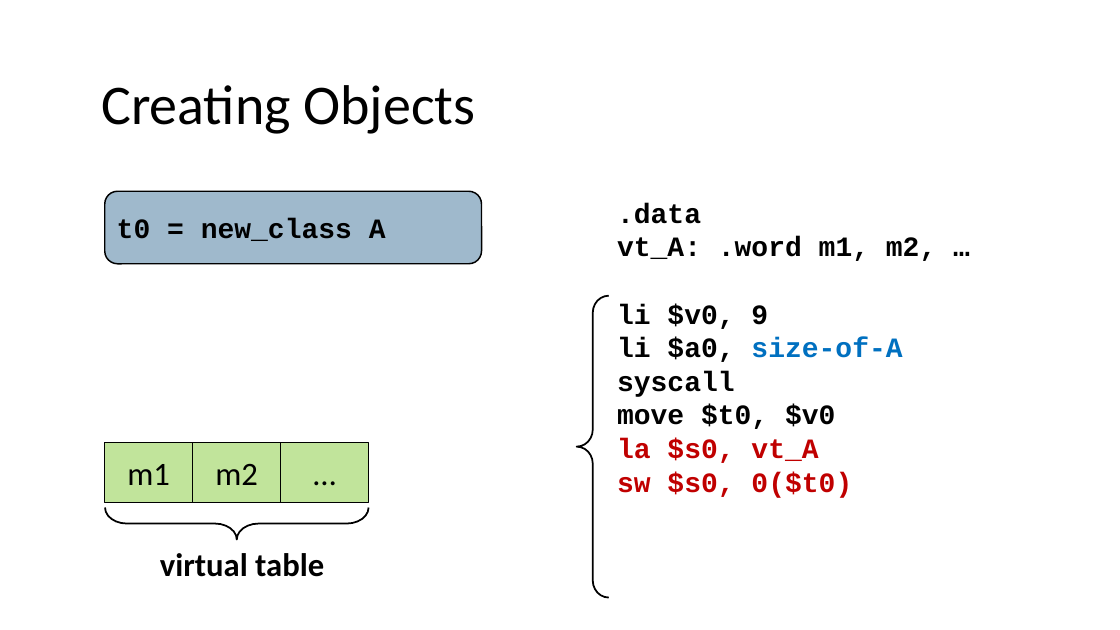
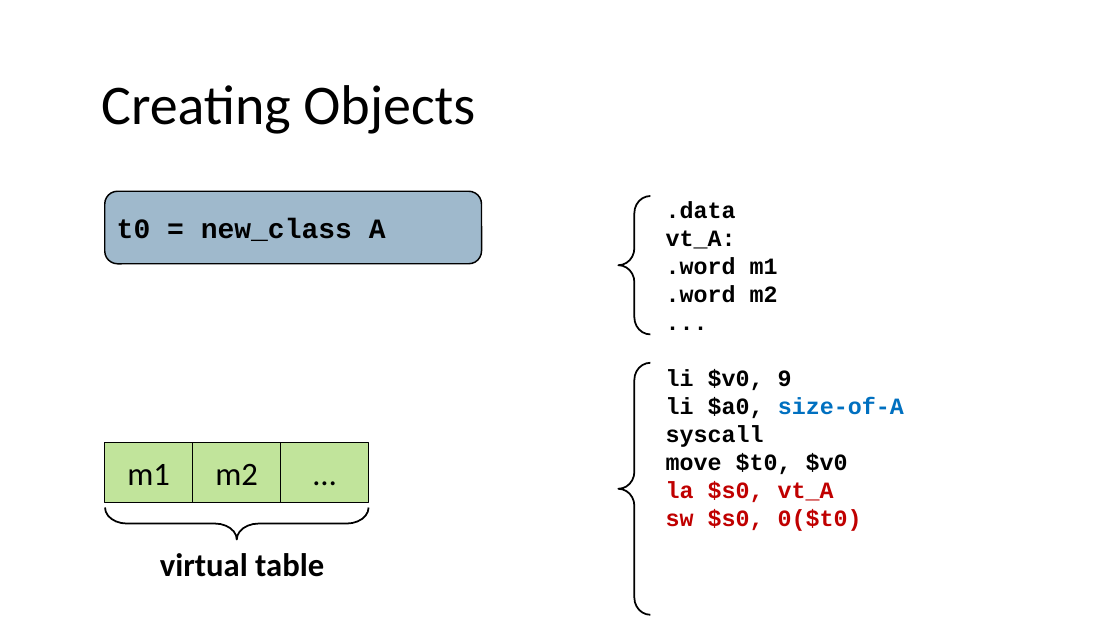
Before and after one commit to nivshani/compilation, a slide deck: slide 87 of slides/codegen.pptx (slide 86 before the commit). Drawn at 1120x630 pixels with LibreOffice and Linux fonts; fonts in the diff are those of the drawing. Boxes give left, top, right and bottom in pixels: in the first picture for what was removed or moved away, otherwise in the second. Text is boxed around its words. In the diff, an @@ line names an element or a change of style, - is before the commit and + after.

```diff
--- a/slides/codegen.pptx
+++ b/slides/codegen.pptx
@@ left brace added at bbox=[618, 196, 650, 334], outline #000000 1.5 pt @@
@@ text ".data": place and size @@
-text ".data" at bbox=[617, 203, 936, 498]
+text ".data" at bbox=[666, 201, 904, 531]
@@ text at bbox=[666, 201, 904, 531]: size 24 to 20 pt in ".data", "li $v0, 9", "li $a0, size-of-A", "syscall" and 3 more places @@
@@ text at bbox=[666, 230, 778, 303]: text changed; size 24 to 20 pt @@
-vt_A: .word m1, m2, …
+vt_A:
+.word m1
+.word m2
+...
@@ left brace: place and size @@
-left brace at bbox=[577, 296, 609, 597]
+left brace at bbox=[618, 363, 650, 615]
```
Also in this commit, not shown: 8 other slides changed, 6 slides added, 1 other file.
